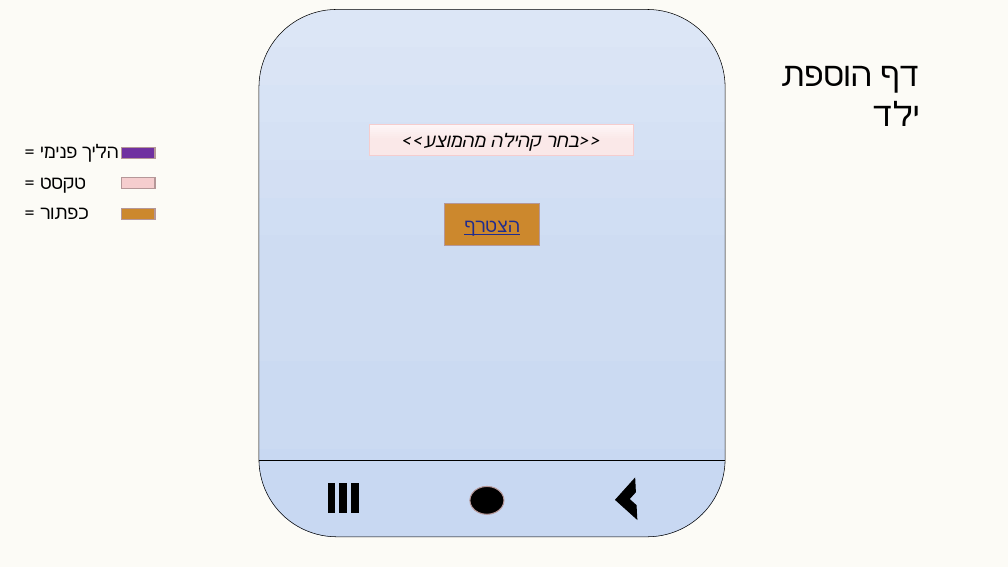
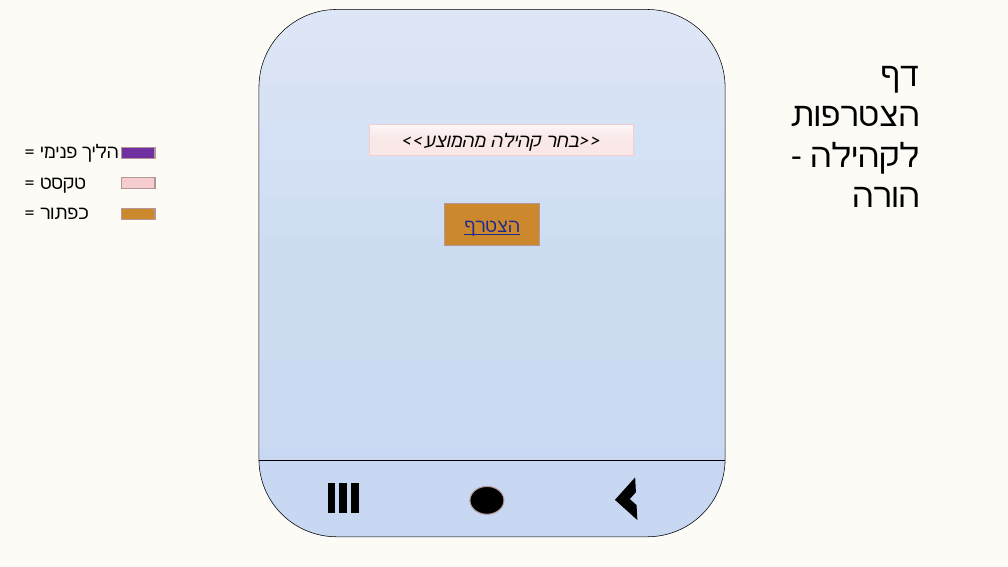
Before and after one commit to Baraglaaim/Baraglaaim-intro, a slide deck: slide 27 of Presantation.pptx (slide 22 before the commit). Drawn at 1008x567 pixels with LibreOffice and Linux fonts; fonts in the diff are those of the drawing. Boxes give left, top, right and bottom in pixels: in the first picture for what was removed or moved away, otherwise in the second. Text is boxed around its words. In the diff, an @@ line names an element or a change of style, - is before the commit and + after.

```diff
--- a/Presantation.pptx
+++ b/Presantation.pptx
@@ text at (791, 65, 920, 207): text changed @@
-דף הוספת ילד
+דף הצטרפות לקהילה - הורה
```
Also in this commit, not shown: 11 other slides changed, 15 slides added.
